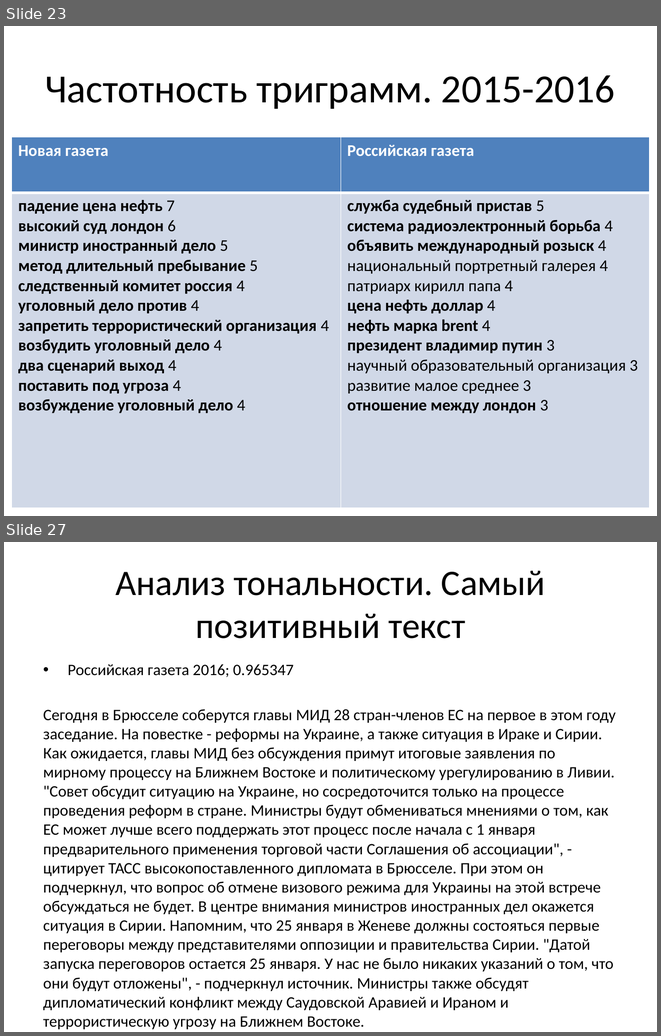
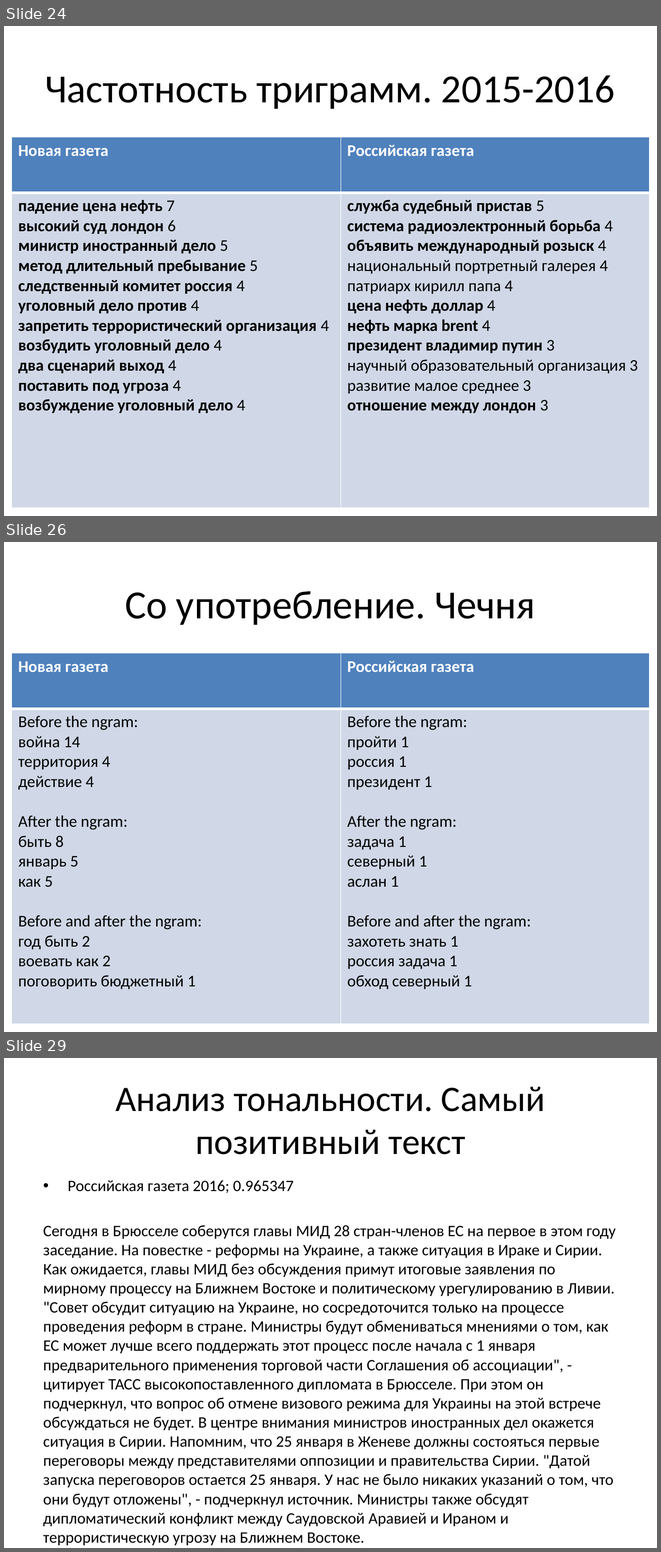
Before and after one commit to arassadin/hse_ling, a slide deck: ng_rg_presentation.pptx. Shown one above the other, each under a label of ours: slides 23 and 27 before the commit, slides 24, 26 and 29 after it; the slides between them are not shown. The pictures are 661x1036 and 661x1552 pixels, drawn with LibreOffice and Linux fonts; fonts in the diff are those of the drawing. Boxes give left, top, right and bottom in pixels: in the first picture for what was removed or moved away, otherwise in the second. Text is boxed around its words. In the diff, an @@ line names an element or a change of style, - is before the commit and + after.

```diff
--- a/ng_rg_presentation.pptx
+++ b/ng_rg_presentation.pptx
@@ slide 26 added at bbox=[4, 542, 657, 1032], background #FFFFFF @@
@@ title added at bbox=[125, 591, 535, 625], 44 pt, text #000000 @@
+Со употребление. Чечня
@@ table added at bbox=[12, 653, 649, 1023], 2 rows, 2 columns @@
+Новая газета | Российская газета
+Before the ngram: / война 14 / территория 4 / действие 4 / After the ngram: / быть 8 / январь 5 / как 5 / Before and after the ngram: / год быть 2 / воевать как 2 / поговорить бюджетный 1 | Before the ngram: / пройти 1 / россия 1 / президент 1 / After the ngram: / задача 1 / северный 1 / аслан 1 / Before and after the ngram: / захотеть знать 1 / россия задача 1 / обход северный 1
@@ what was slide 23 is now slide 24 @@
@@ what was slide 27 is now slide 29 @@
```
Also in this commit, not shown: 5 slides changed, 4 other slides added, 2 slides removed.
